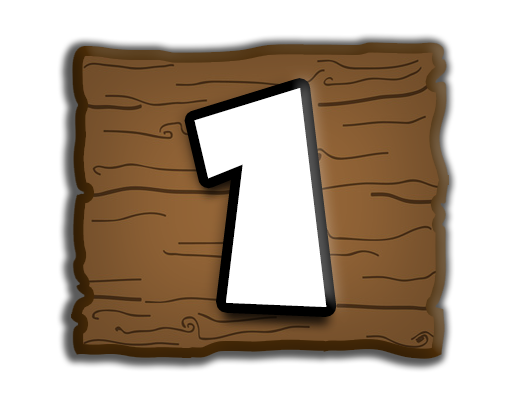
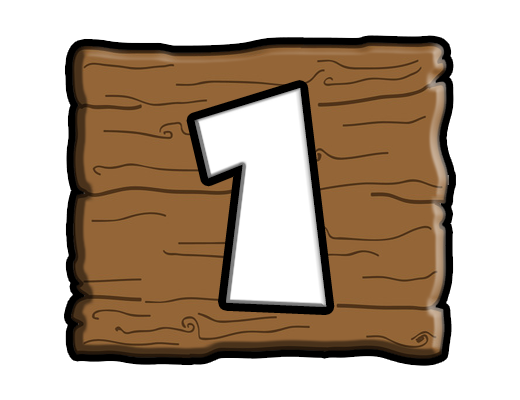
Comparing the layer stacks of the two 520x400 images. Changes:
pixels changed over [56, 33, 458, 372] (layer not identified)
